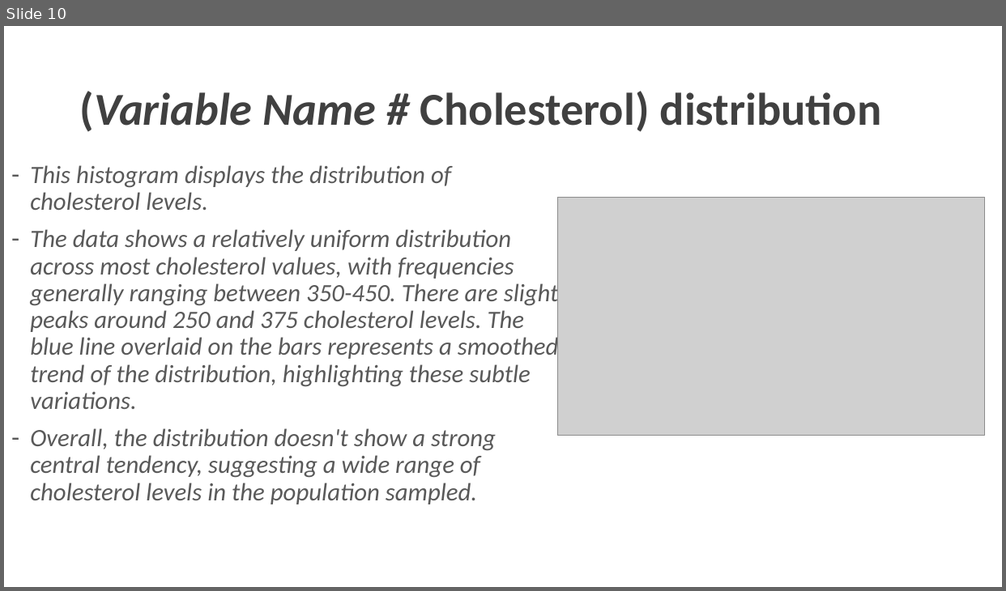
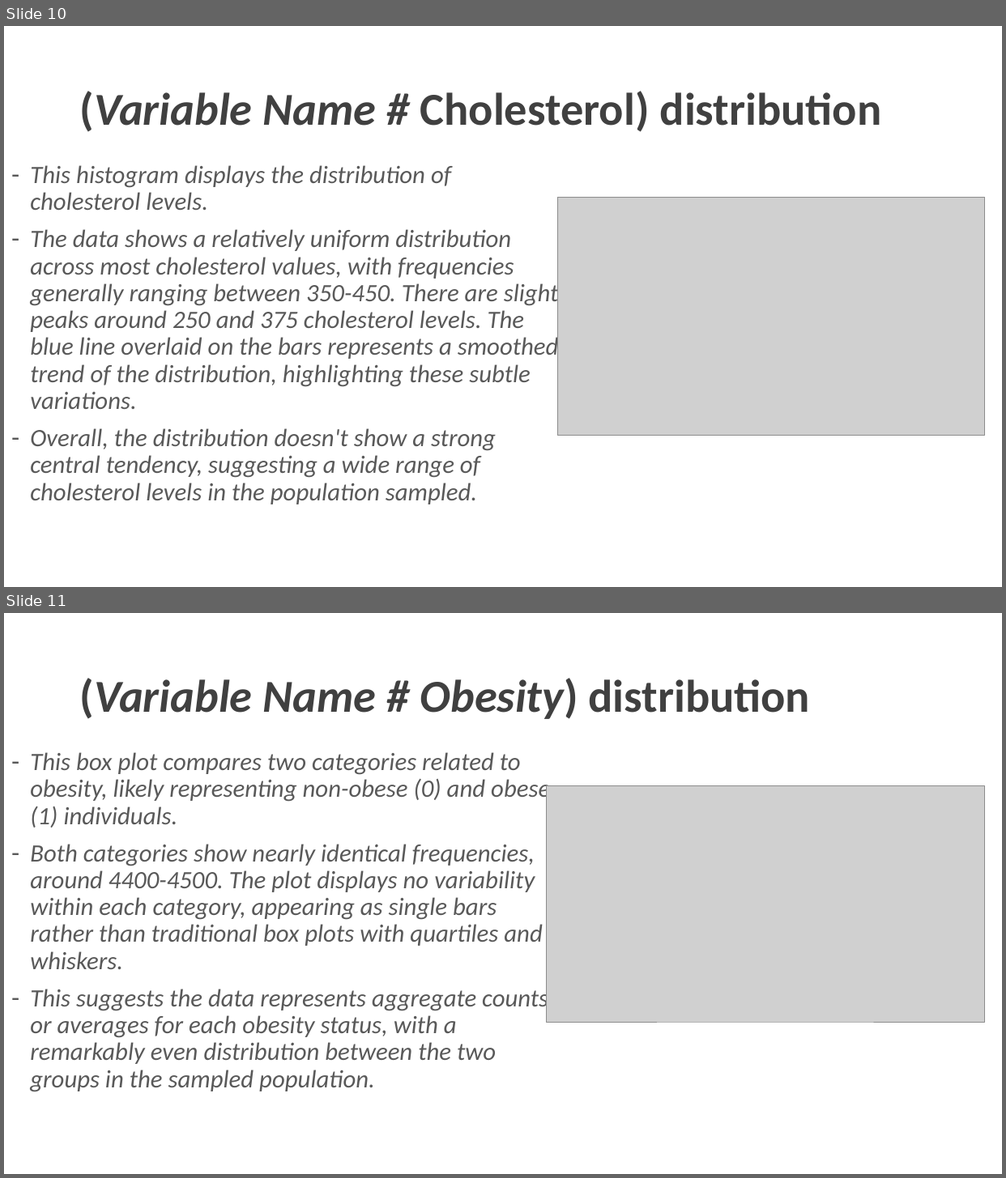
Before and after one commit to charlesyifanli/python_and_data, a slide deck: mini_project/SCSE 24 Mini-project presentation (Group No. ##).pptx. Shown one above the other, each under a label of ours: slide 10 before the commit, slides 10 and 11 after it. The pictures are 1006x591 and 1006x1178 pixels, drawn with LibreOffice and Linux fonts; fonts in the diff are those of the drawing; grey boxes stand for pictures; background and template pictures are left out. Boxes give left, top, right and bottom in pixels: in the first picture for what was removed or moved away, otherwise in the second. Text is boxed around its words. In the diff, an @@ line names an element or a change of style, - is before the commit and + after.

```diff
--- a/mini_project/SCSE 24 Mini-project presentation (Group No. ##).pptx
+++ b/mini_project/SCSE 24 Mini-project presentation (Group No. ##).pptx
@@ slide 11 added at <box>4,613,1002,1174</box>, background #FFFFFF @@
@@ title added at <box>80,678,811,719</box>, 44 pt, text #404040, bold, italic @@
+(Variable Name # Obesity) distribution
@@ text added at <box>30,752,550,1093</box>, 24 pt, text #595959, italic @@
+– This box plot compares two categories related to obesity, likely representing non-obese (0) and obese (1) individuals.
+– Both categories show nearly identical frequencies, around 4400-4500. The plot displays no variability within each category, appearing as single bars rather than traditional box plots with quartiles and whiskers.
+– This suggests the data represents aggregate counts or averages for each obesity status, with a remarkably even distribution between the two groups in the sampled population.
@@ picture added at <box>546,786,984,1023</box> @@
```
Also in this commit, not shown: 3 slides changed, 6 other slides added, 1 slide removed, 1 other file.
